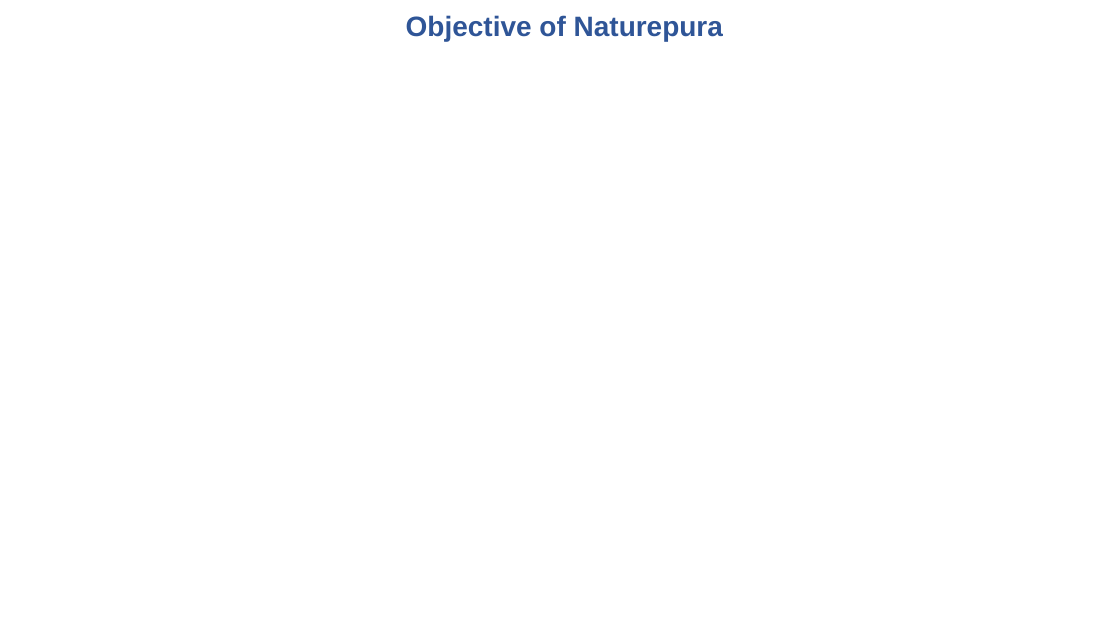
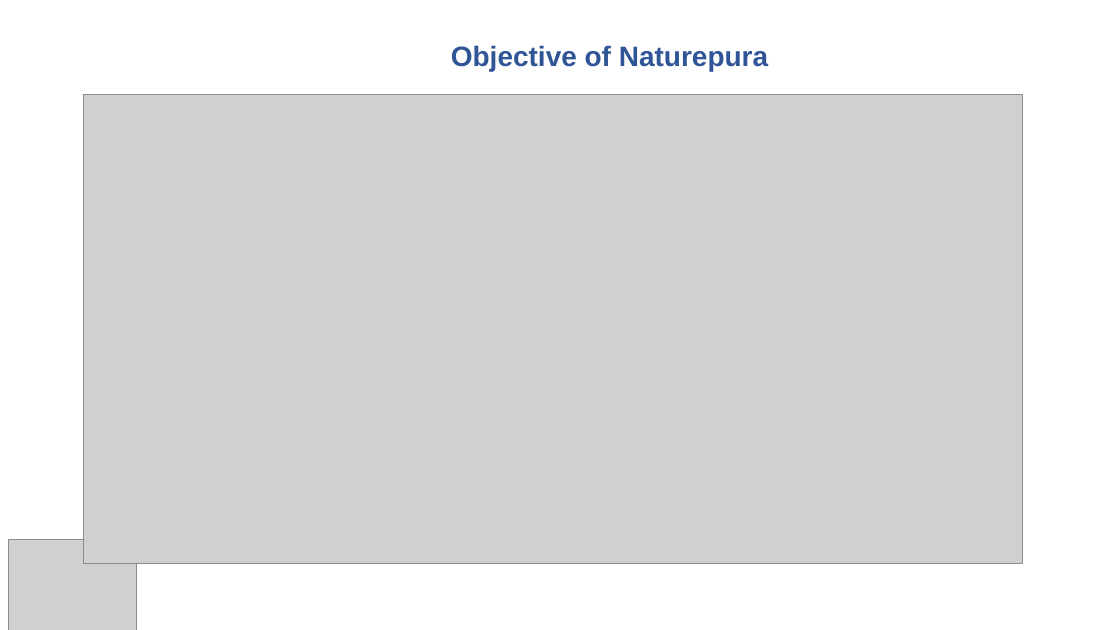
Before and after one commit to tusarmohapatra/NaturopuraV1, a slide deck: slide 9 of Naturepura Pitchdeck.pptx. Drawn at 1120x630 pixels with LibreOffice and Linux fonts; fonts in the diff are those of the drawing; grey boxes stand for pictures; background and template pictures are left out. Boxes give left, top, right and bottom in pixels: in the first picture for what was removed or moved away, otherwise in the second. Text is boxed around its words. In the diff, an @@ line names an element or a change of style, - is before the commit and + after.

```diff
--- a/Naturepura Pitchdeck.pptx
+++ b/Naturepura Pitchdeck.pptx
@@ text "Objective of Naturepura": place and size @@
-text "Objective of Naturepura" at box(406, 15, 723, 41)
+text "Objective of Naturepura" at box(451, 45, 768, 71)
@@ text "Objective of Naturepura" at box(451, 45, 768, 71): alignment centre to left; line spacing 0.9 to 1; less space between paragraphs @@
@@ picture added at box(84, 94, 1023, 563) @@
@@ picture added at box(8, 539, 136, 630) @@
```
Also in this commit, not shown: 17 other slides changed, 1 slide added, 1 slide removed.
